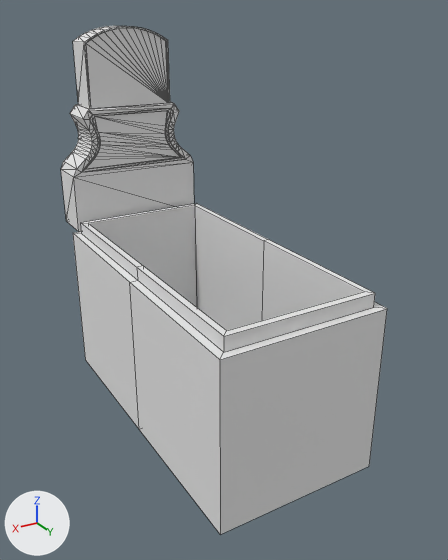
The OBJ model src/main/resources/assets/graves/models/block/gravestone.obj as it was, and as the next commit left it.
The view is the same before and after, from a camera (50 mm lens) standing at (2.2, 3.04, 1.4) and looking at (0.41, 0.04, -0.1). The axes (+X, +Y, +Z) are drawn at lower left. The lights are the same throughout. Mesh edges are drawn as thin lines. Where no turn or scale is listed for an object, it has been applied to the vertices.

The first picture shows 'Model_Model.001', 'box'.
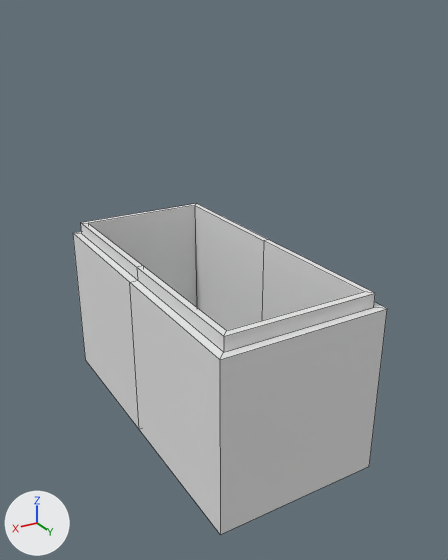
The change, as a diff of the scene's bpy script:
```diff
--- a/src/main/resources/assets/graves/models/block/gravestone.obj.py
+++ b/src/main/resources/assets/graves/models/block/gravestone.obj.py
@@ ob_model_model_001 @@
-ob_model_model_001 = bpy.data.objects.new('Model_Model.001', me_model_model_001)
-ob_model_model_001.location = (0.0, 0.0, 0.0)
```

Boxes [x1, y1, x2, y2] around the edits, measured in the pictures (448 x 560 px):
'Model_Model.001', deleted: before [61, 26, 194, 232]
    faces in mat_headstone (its picture is missing): [61, 26, 194, 232]
    faces in mat_box (its picture is missing): [74, 26, 193, 177]
